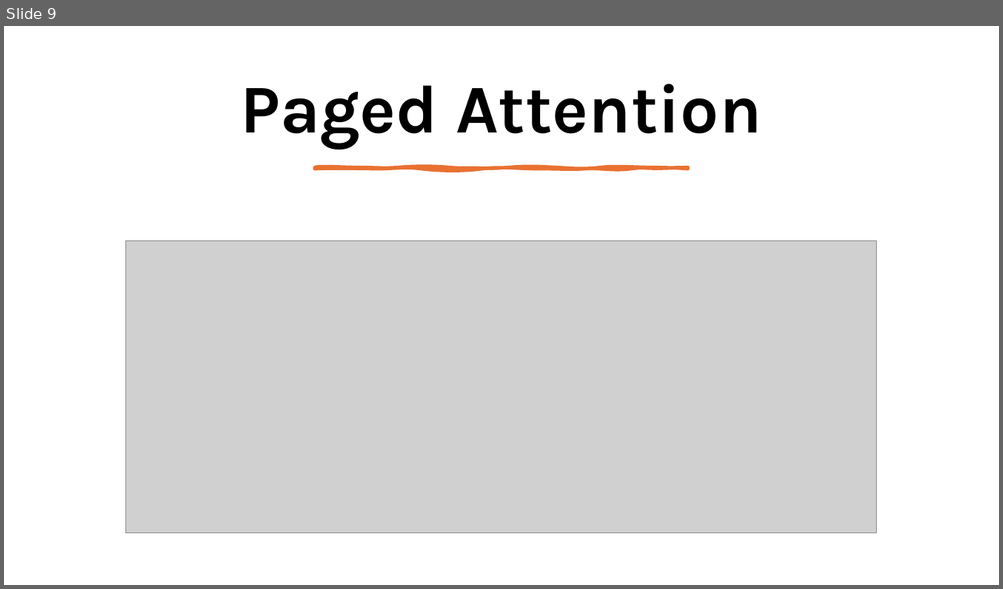
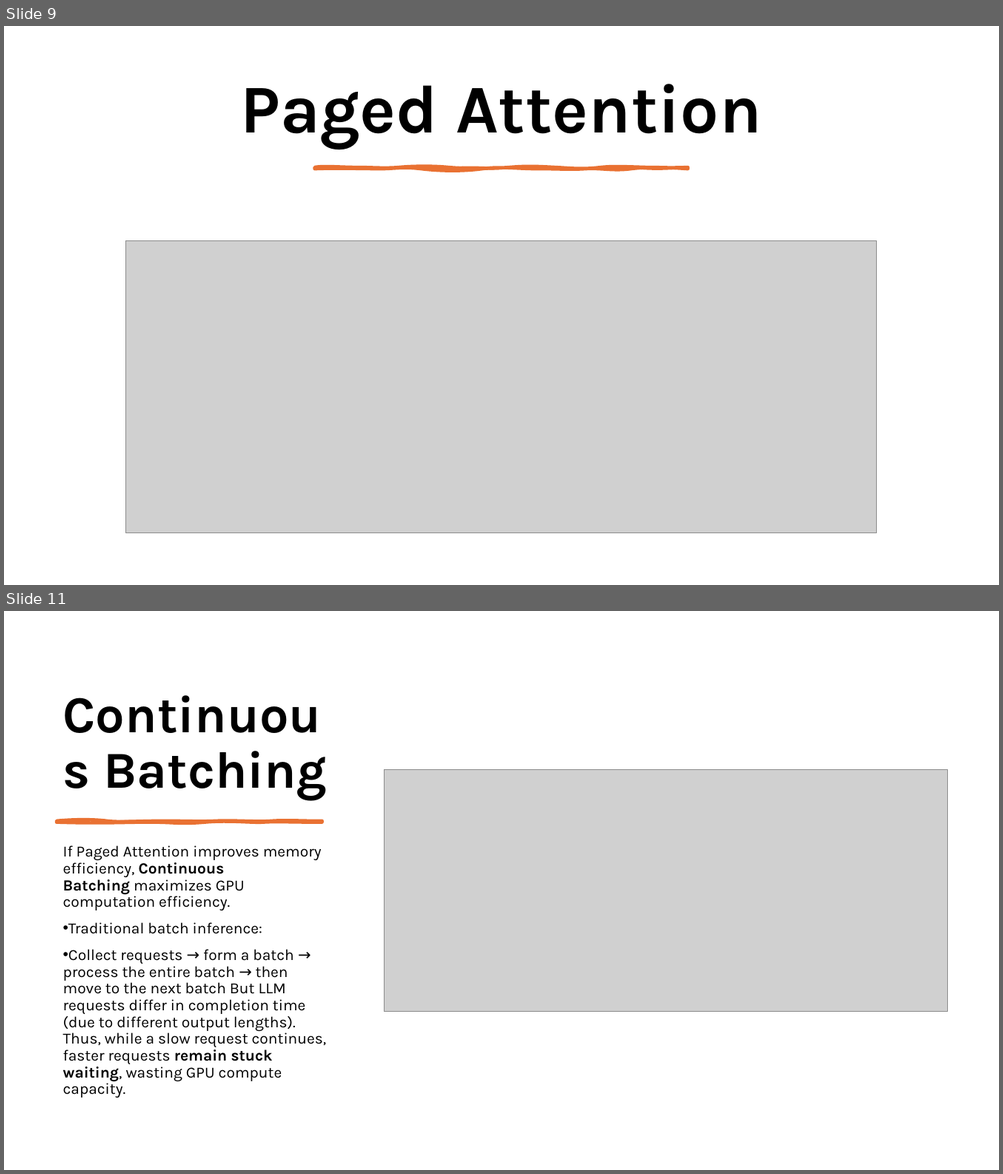
Before and after one commit to pavanjava/vllm_zero2hero, a slide deck: deep_on_inference.pptx. Shown one above the other, each under a label of ours: slide 9 before the commit, slides 9 and 11 after it; the slides between them are not shown. The pictures are 1003x589 and 1003x1174 pixels, drawn with LibreOffice and Linux fonts; fonts in the diff are those of the drawing; grey boxes stand for pictures. Boxes give left, top, right and bottom in pixels: in the first picture for what was removed or moved away, otherwise in the second. Text is boxed around its words. In the diff, an @@ line names an element or a change of style, - is before the commit and + after.

```diff
--- a/deep_on_inference.pptx
+++ b/deep_on_inference.pptx
@@ slide 11 added at (x1=4, y1=611, x2=999, y2=1170), background #FFFFFF @@
@@ picture added at (x1=384, y1=770, x2=947, y2=1012) @@
@@ freeform shape added at (x1=57, y1=820, x2=322, y2=822), fill #E97132, outline #E97132 3 pt @@
@@ text added at (x1=63, y1=846, x2=327, y2=1098), 15 pt, text #000000 @@
+If Paged Attention improves memory efficiency, Continuous Batching maximizes GPU computation efficiency.
+• Traditional batch inference:
+• Collect requests → form a batch → process the entire batch → then move to the next batch But LLM requests differ in completion time (due to different output lengths). Thus, while a slow request continues, faster requests remain stuck waiting, wasting GPU compute capacity.
@@ title added at (x1=63, y1=860, x2=225, y2=894), 50 pt, text #000000, bold @@
+Continuous Batching
```
Also in this commit, not shown: 1 slide changed, 3 other slides added, 5 other files.
